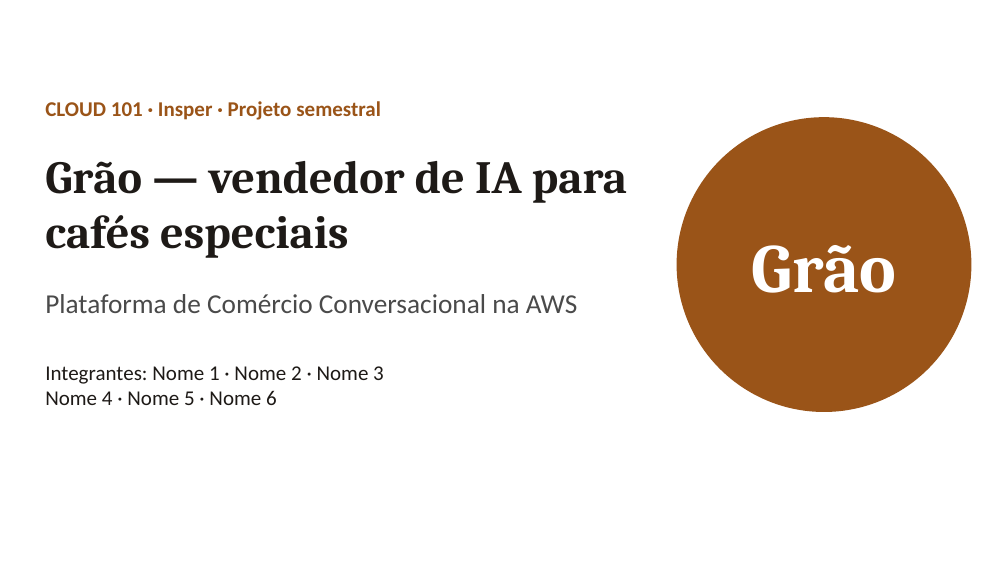
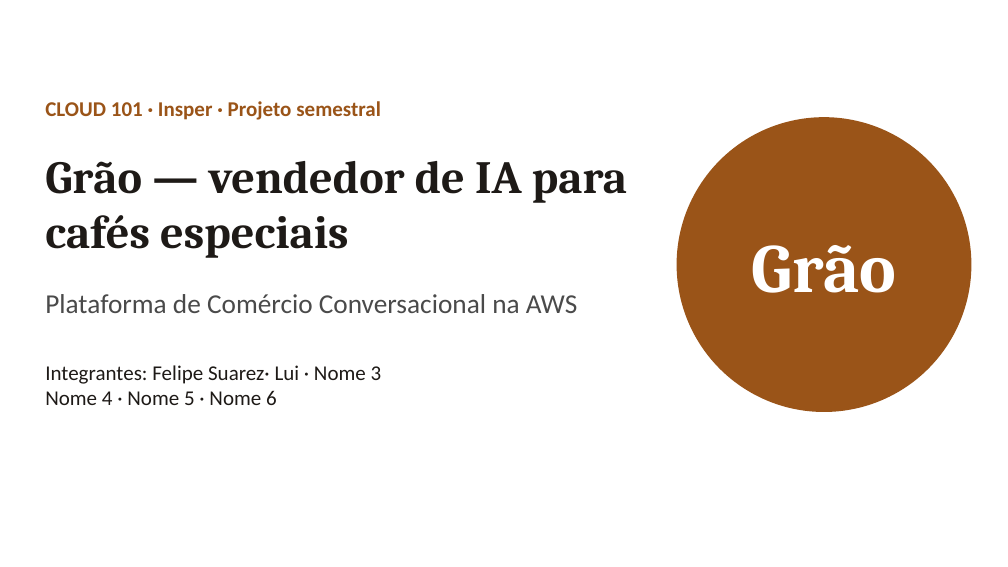
Before and after one commit to FelipeSuarez1/comercio-conversacional-aws, a slide deck: slide 1 of apresentacao/apresentacao-video.pptx. Drawn at 1008x567 pixels with LibreOffice and Linux fonts; fonts in the diff are those of the drawing. Boxes give left, top, right and bottom in pixels: in the first picture for what was removed or moved away, otherwise in the second. Text is boxed around its words. In the diff, an @@ line names an element or a change of style, - is before the commit and + after.

```diff
--- a/apresentacao/apresentacao-video.pptx
+++ b/apresentacao/apresentacao-video.pptx
@@ text at (45, 365, 382, 384): text changed @@
-Integrantes: Nome 1 · Nome 2 · Nome 3
+Integrantes: Felipe Suarez· Lui · Nome 3
```
Also in this commit, not shown: 2 other slides changed.
